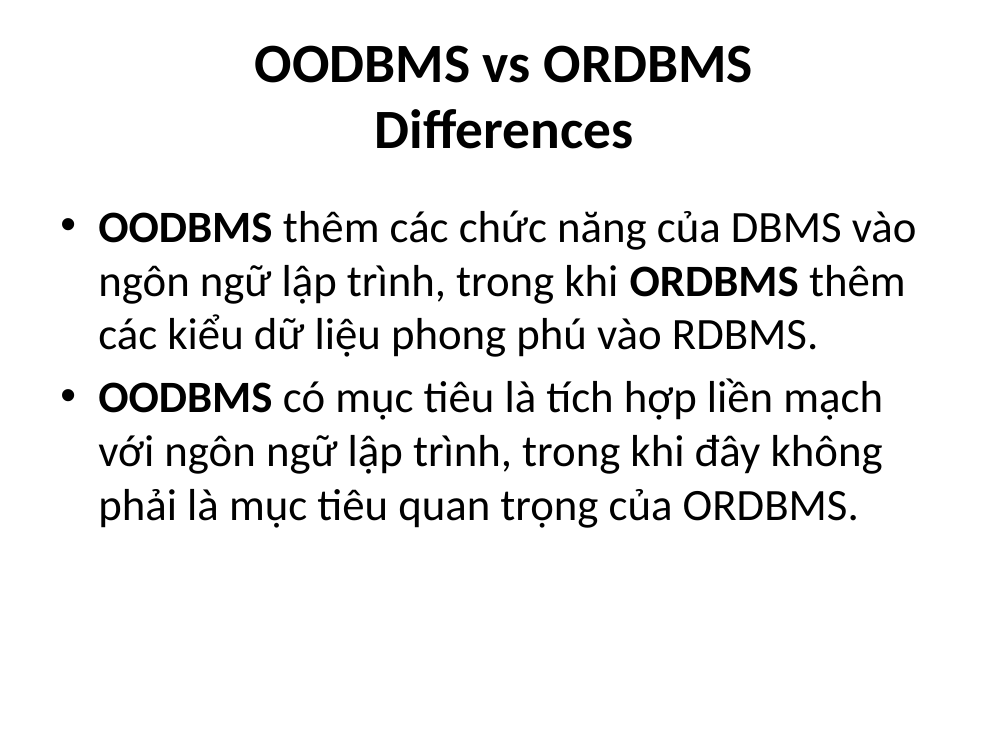
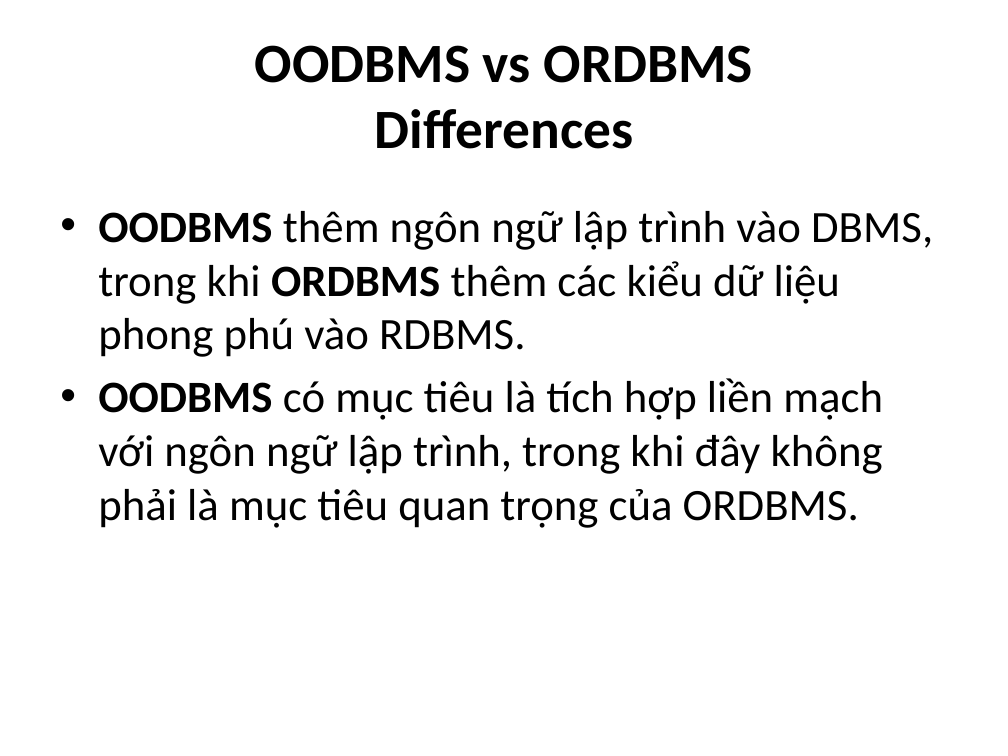
Before and after one commit to computerline1z/thaothaotientien, a slide deck: slide 20 of Thủy Tiên - 0912463/Seminar/Topic #8b - Section 8 & 9 v2.pptx. Drawn at 1008x756 pixels with LibreOffice and Linux fonts; fonts in the diff are those of the drawing. Boxes give left, top, right and bottom in pixels: in the first picture for what was removed or moved away, otherwise in the second. Text is boxed around its words. In the diff, an @@ line names an element or a change of style, - is before the commit and + after.

```diff
--- a/Thủy Tiên - 0912463/Seminar/Topic #8b - Section 8 & 9 v2.pptx
+++ b/Thủy Tiên - 0912463/Seminar/Topic #8b - Section 8 & 9 v2.pptx
@@ text at bbox=[98, 211, 933, 357]: text changed @@
-• OODBMS thêm các chức năng của DBMS vào ngôn ngữ lập trình, trong khi ORDBMS thêm các kiểu dữ liệu phong phú vào RDBMS.
+• OODBMS thêm ngôn ngữ lập trình vào DBMS, trong khi ORDBMS thêm các kiểu dữ liệu phong phú vào RDBMS.
```
Also in this commit, not shown: 4 other slides changed, 1 other file.
